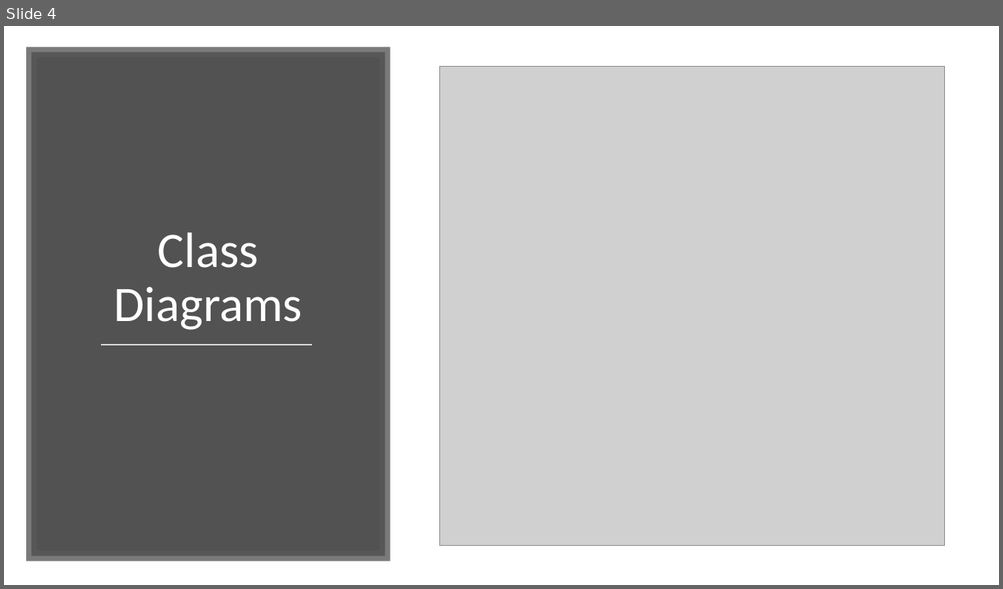
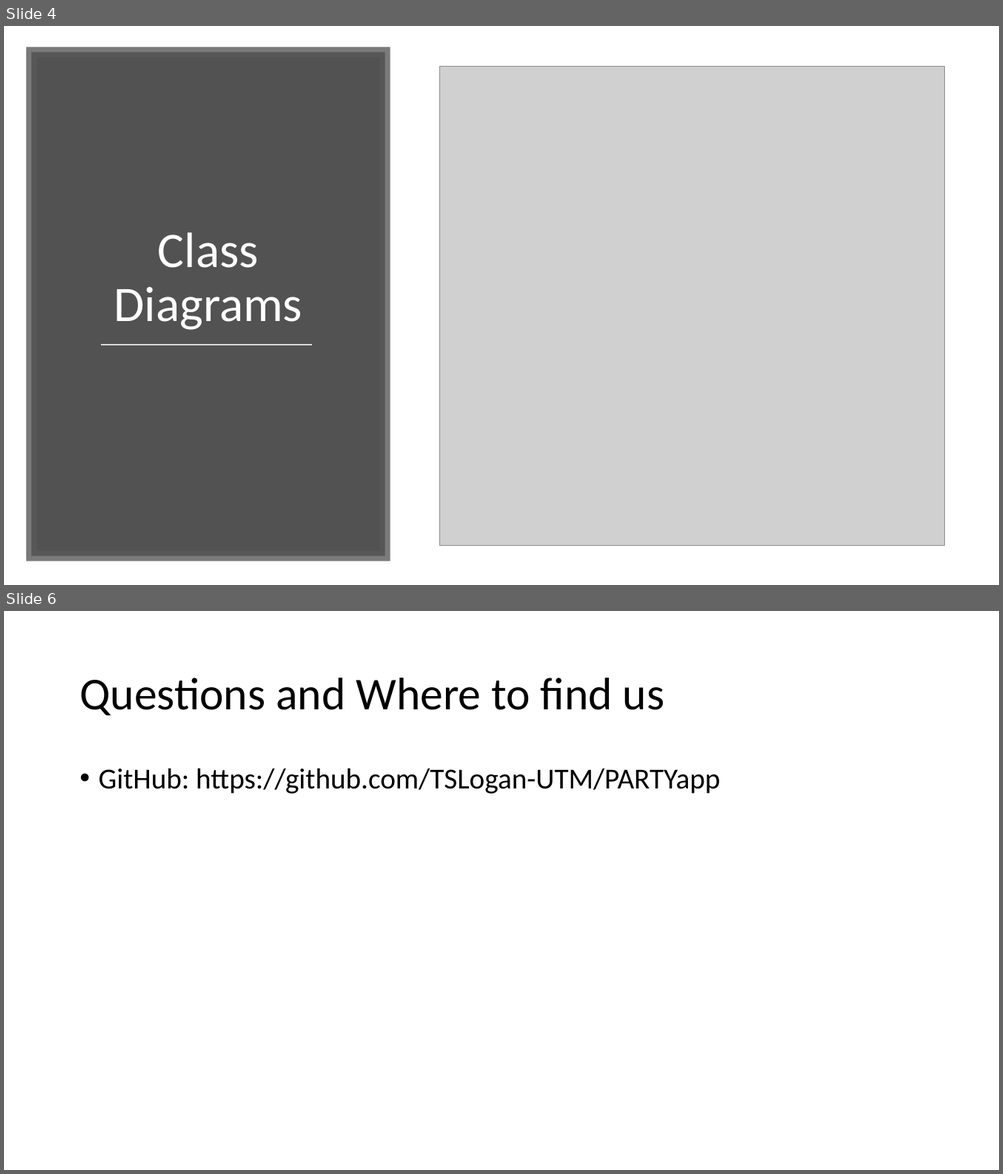
Before and after one commit to TSLogan-UTM/PARTYapp, a slide deck: Presentation.pptx. Shown one above the other, each under a label of ours: slide 4 before the commit, slides 4 and 6 after it; the slides between them are not shown. The pictures are 1003x589 and 1003x1174 pixels, drawn with LibreOffice and Linux fonts; fonts in the diff are those of the drawing; grey boxes stand for pictures. Boxes give left, top, right and bottom in pixels: in the first picture for what was removed or moved away, otherwise in the second. Text is boxed around its words. In the diff, an @@ line names an element or a change of style, - is before the commit and + after.

```diff
--- a/Presentation.pptx
+++ b/Presentation.pptx
@@ slide 6 added at [4,611,999,1170], background #FFFFFF @@
@@ title added at [79,678,664,715], 44 pt, text #000000 @@
+Questions and Where to find us
@@ text added at [99,768,720,794], 28 pt, text #000000 @@
+• GitHub: https://github.com/TSLogan-UTM/PARTYapp
```
Also in this commit, not shown: 1 other slide added.
